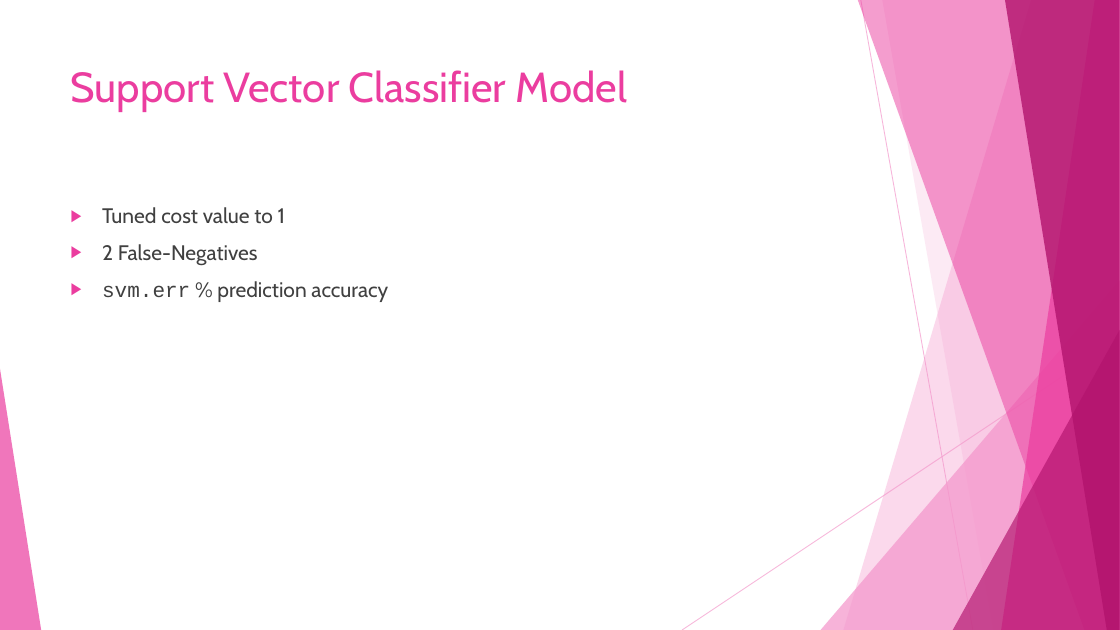
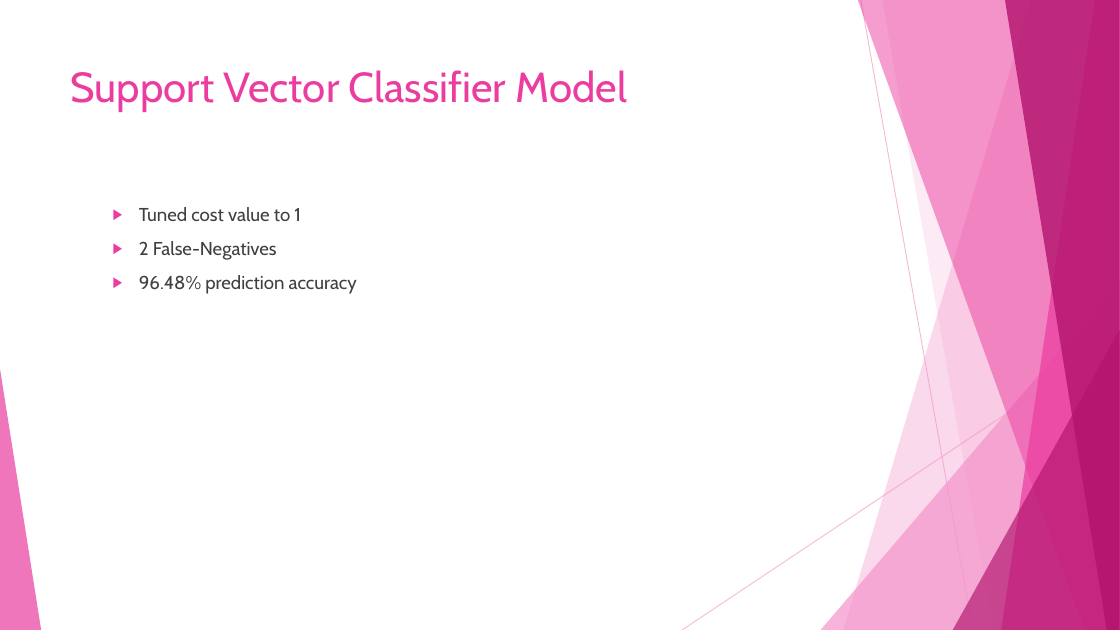
Before and after one commit to dlaposata/Breast_Cancer_Analysis, a slide deck: slide 27 of powerpoint.pptx. Drawn at 1120x630 pixels with LibreOffice and Linux fonts; fonts in the diff are those of the drawing. Boxes give left, top, right and bottom in pixels: in the first picture for what was removed or moved away, otherwise in the second. Text is boxed around its words. In the diff, an @@ line names an element or a change of style, - is before the commit and + after.

```diff
--- a/powerpoint.pptx
+++ b/powerpoint.pptx
@@ text at (x1=139, y1=207, x2=301, y2=260): size 18 to 16 pt in "Tuned cost value to 1", "2 False-Negatives"; list level 1 to 2 in "Tuned cost value to 1"; list level 1 to 2 in "2 False-Negatives" @@
@@ text at (x1=139, y1=275, x2=357, y2=294): text changed; size 18 to 16 pt @@
-▶ svm.err % prediction accuracy
+  ▶ 96.48% prediction accuracy
```
Also in this commit, not shown: 14 other slides changed.
